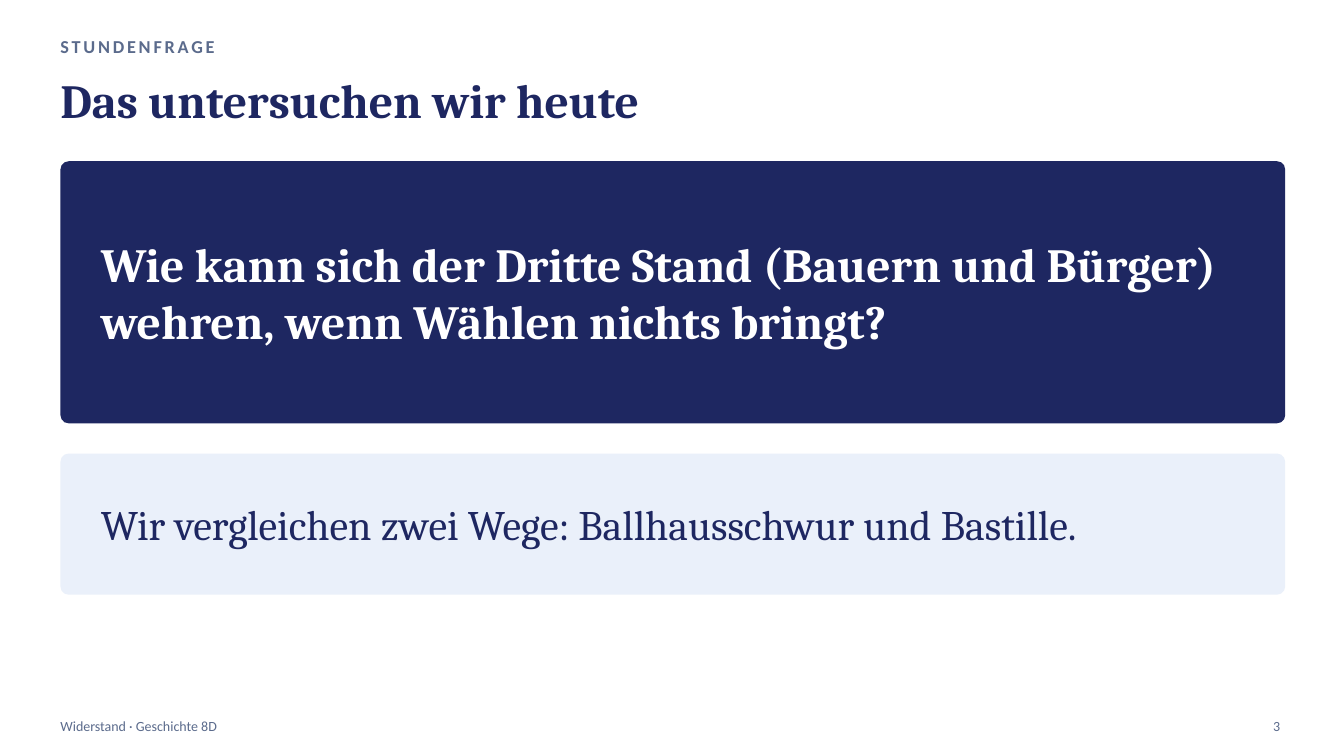
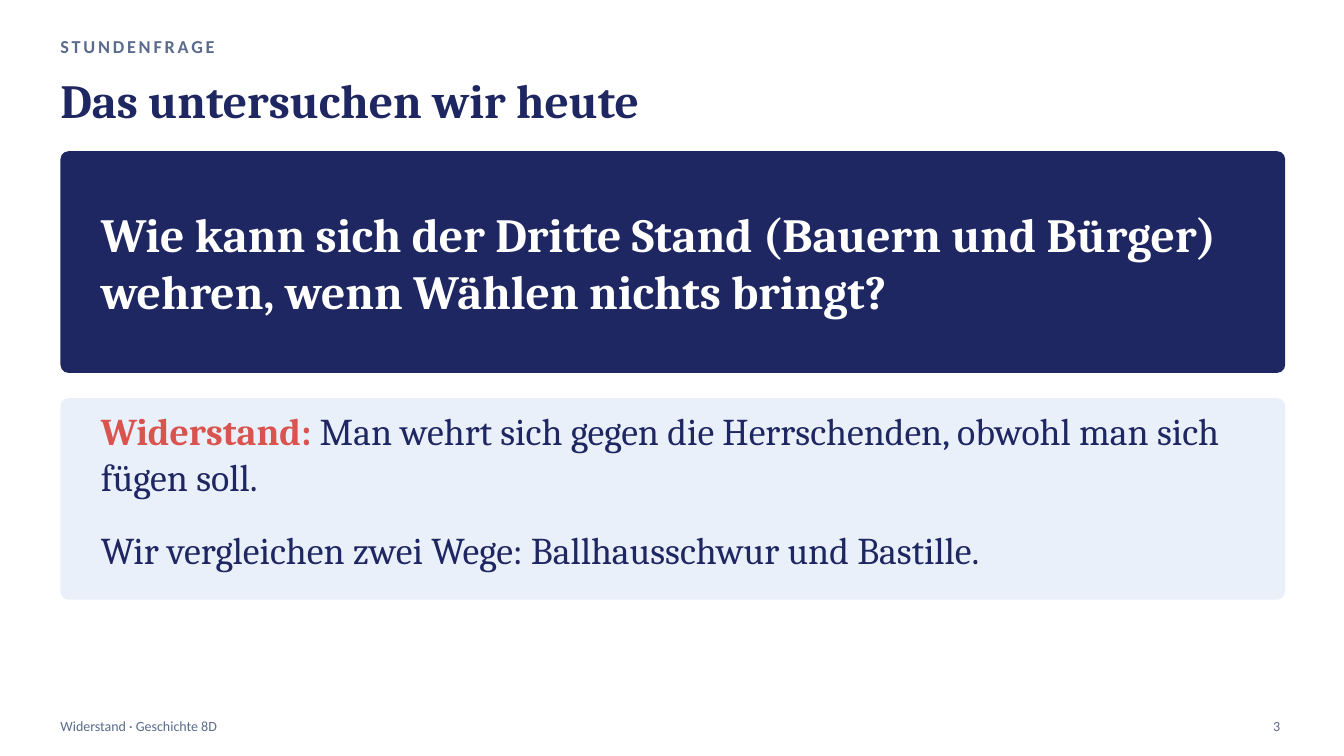
Before and after one commit to golzkonstantin-gif/Schule, a slide deck: slide 3 of Geschichte_8D/Stunde3_Widerstand/Praesentation_Stunde3_Widerstand_8D.pptx. Drawn at 1344x756 pixels with LibreOffice and Linux fonts; fonts in the diff are those of the drawing. Boxes give left, top, right and bottom in pixels: in the first picture for what was removed or moved away, otherwise in the second. Text is boxed around its words. In the diff, an @@ line names an element or a change of style, - is before the commit and + after.

```diff
--- a/Geschichte_8D/Stunde3_Widerstand/Praesentation_Stunde3_Widerstand_8D.pptx
+++ b/Geschichte_8D/Stunde3_Widerstand/Praesentation_Stunde3_Widerstand_8D.pptx
@@ rounded rectangle at box(60, 151, 1286, 373): proportions changed @@
@@ rounded rectangle: place and size @@
-rounded rectangle at box(60, 161, 1286, 423)
+rounded rectangle at box(60, 151, 1286, 373)
@@ text "Wie kann sich der Dritte ...": place and size @@
-text "Wie kann sich der Dritte ..." at box(101, 247, 1216, 350)
+text "Wie kann sich der Dritte ..." at box(101, 217, 1216, 320)
@@ rounded rectangle: place and size @@
-rounded rectangle at box(60, 454, 1286, 595)
+rounded rectangle at box(60, 398, 1286, 600)
@@ rounded rectangle at box(60, 398, 1286, 600): proportions changed @@
@@ text added at box(101, 418, 1219, 500), 27 pt, text #1E2761 @@
+Widerstand: Man wehrt sich gegen die Herrschenden, obwohl man sich fügen soll.
@@ text "Wir vergleichen zwei Wege: Ballhausschwur ...": place and size @@
-text "Wir vergleichen zwei Wege: Ballhausschwur ..." at box(101, 511, 1077, 549)
+text "Wir vergleichen zwei Wege: Ballhausschwur ..." at box(101, 537, 979, 573)
@@ text "Wir vergleichen zwei Wege: Ballhausschwur ..." at box(101, 537, 979, 573): size 30 to 27 pt @@
```
Also in this commit, not shown: 2 other slides changed, 13 other files.
